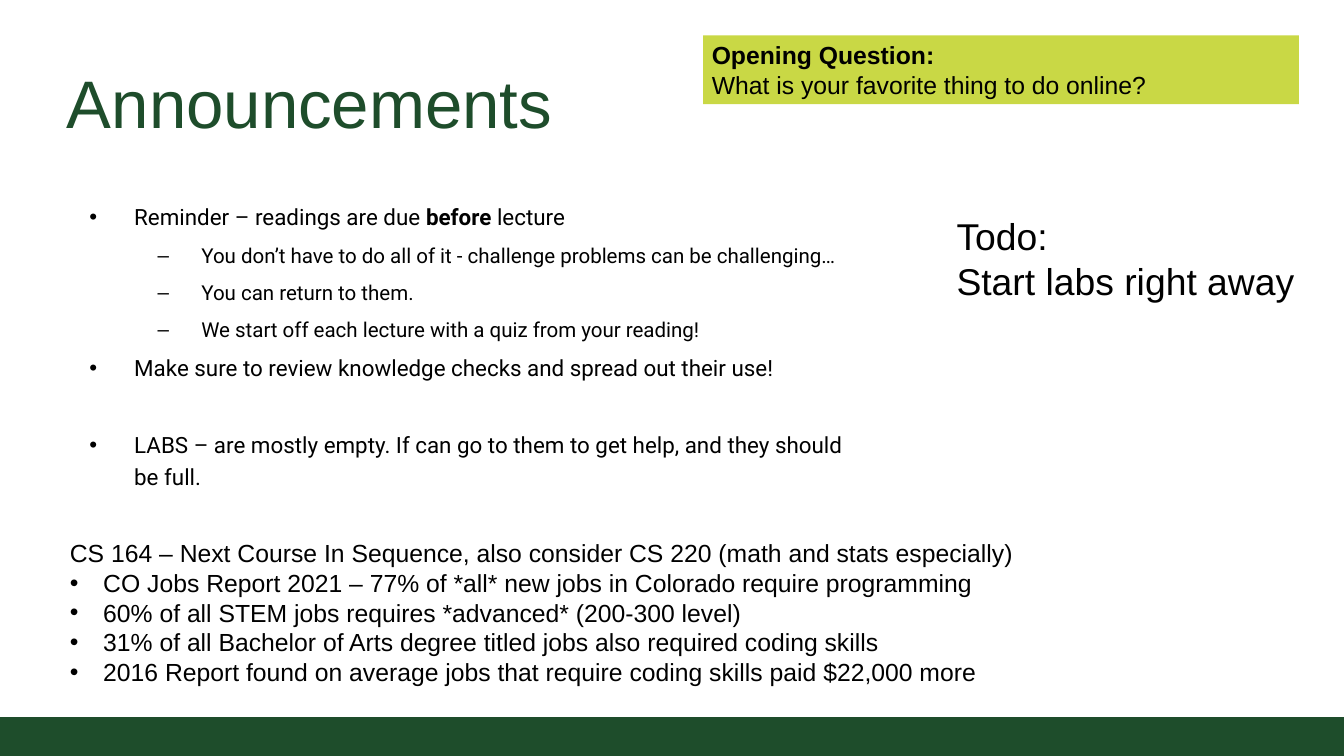
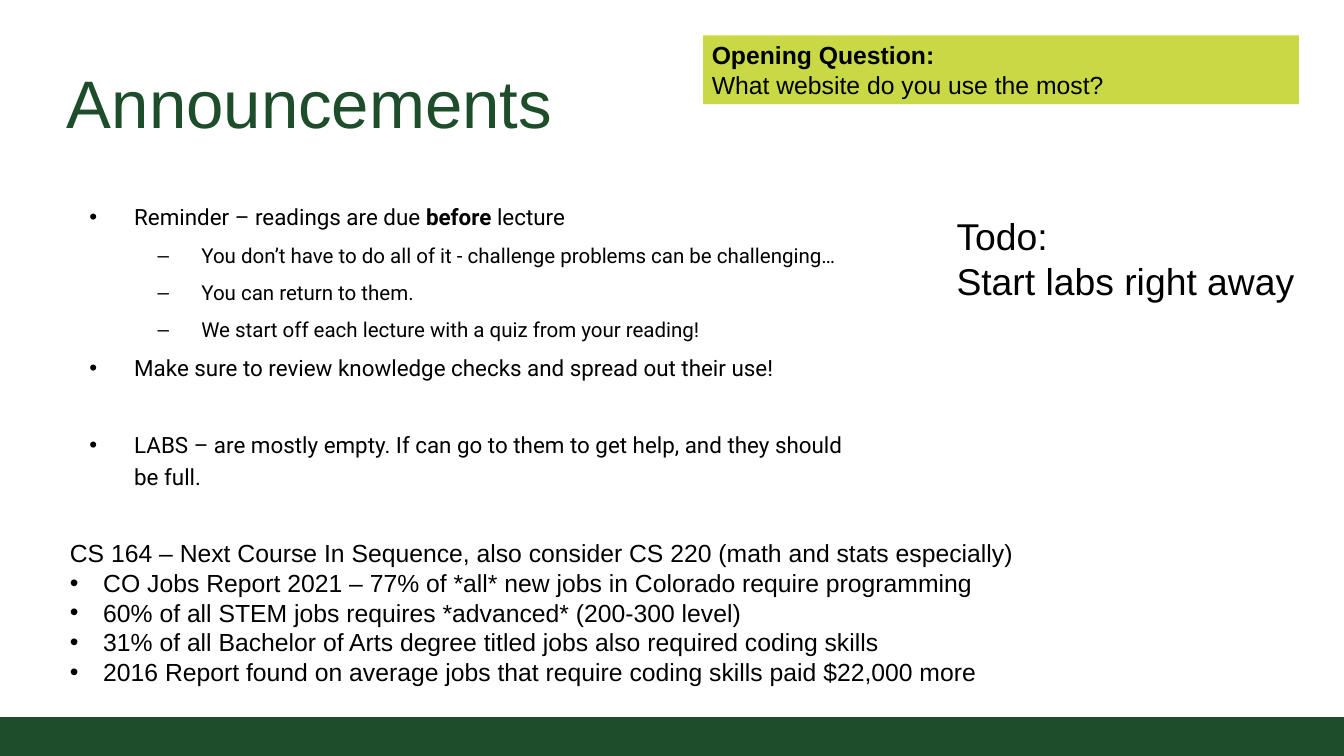
Before and after one commit to CSU-CS150B/handouts, a slide deck: slide 2 of Slides/On-Campus/09_02_SystemOfProtocolsAndMoreLists.pptx. Drawn at 1344x756 pixels with LibreOffice and Linux fonts; fonts in the diff are those of the drawing; background and template pictures are left out. Boxes give left, top, right and bottom in pixels: in the first picture for what was removed or moved away, otherwise in the second. Text is boxed around its words. In the diff, an @@ line names an element or a change of style, - is before the commit and + after.

```diff
--- a/Slides/On-Campus/09_02_SystemOfProtocolsAndMoreLists.pptx
+++ b/Slides/On-Campus/09_02_SystemOfProtocolsAndMoreLists.pptx
@@ text in rectangle at (712,76,1103,99): text changed @@
-What is your favorite thing to do online?
+What website do you use the most?
```
Also in this commit, not shown: 2 other slides changed, 1 other file.
